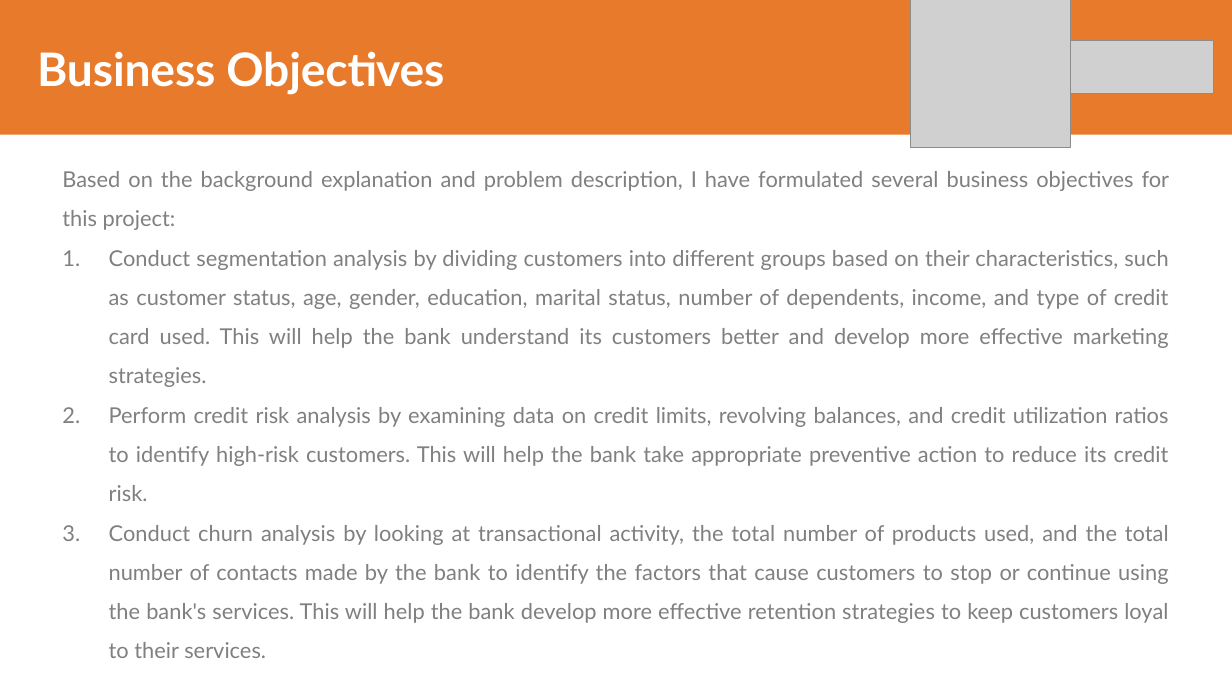
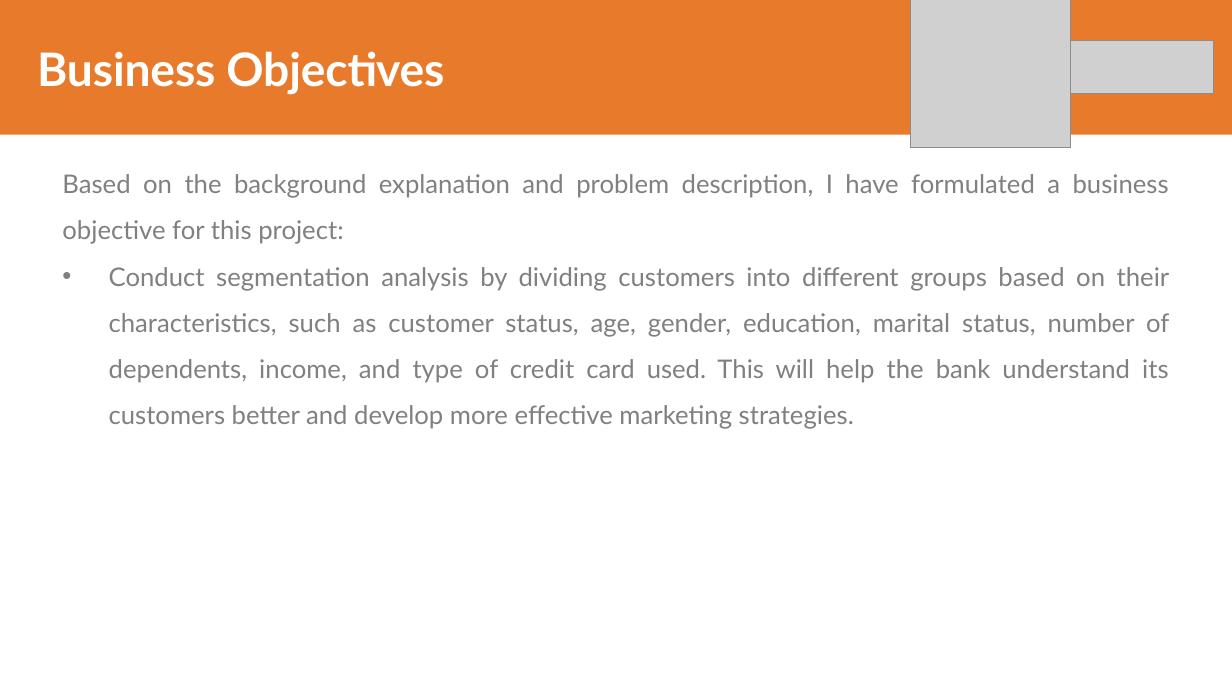
Before and after one commit to adrn-mm/final-project-VIX-DE-BTPN, a slide deck: slide 6 of reports/Adrian Maulana Muhammad_TASK_5_DATA_ENGINEER_VIX_BTPNS.pptx. Drawn at 1232x693 pixels with LibreOffice and Linux fonts; fonts in the diff are those of the drawing; grey boxes stand for pictures. Boxes give left, top, right and bottom in pixels: in the first picture for what was removed or moved away, otherwise in the second. Text is boxed around its words. In the diff, an @@ line names an element or a change of style, - is before the commit and + after.

Commit message:
Finalizing the customer segmentation task

```diff
--- a/reports/Adrian Maulana Muhammad_TASK_5_DATA_ENGINEER_VIX_BTPNS.pptx
+++ b/reports/Adrian Maulana Muhammad_TASK_5_DATA_ENGINEER_VIX_BTPNS.pptx
@@ text at (62,174,1169,244): text changed; size 17 to 20 pt @@
-Based on the background explanation and problem description, I have formulated several business objectives for this project:
+Based on the background explanation and problem description, I have formulated a business objective for this project:
@@ text at (109,267,1170,429): size 17 to 20 pt in "Conduct segmentation analysis by dividing customers into ..."; bullet 1. to • @@
@@ text at (109,407,1169,623): paragraphs removed @@
-2. Perform credit risk analysis by examining data on credit limits, revolving balances, and credit utilization ratios to identify high-risk customers. This will help the bank take appropriate preventive action to reduce its credit risk.
-3. Conduct churn analysis by looking at transactional activity, the total number of products used, and the total number of contacts made by the bank to identify the factors that cause customers to stop or continue using the bank's services. This will help the bank develop more effective retention strategies to keep customers loyal to their services.
```
Also in this commit, not shown: 6 other slides changed, 23 slides added, 36 other files.
